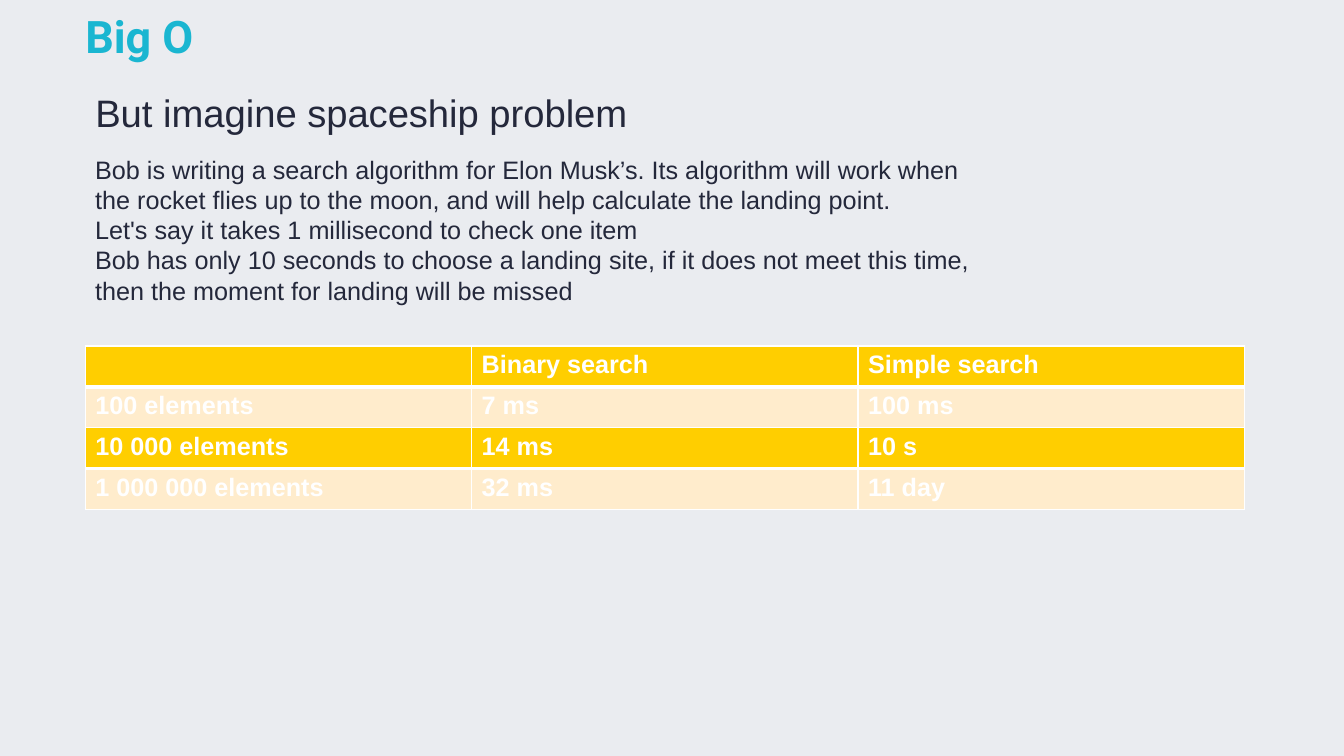
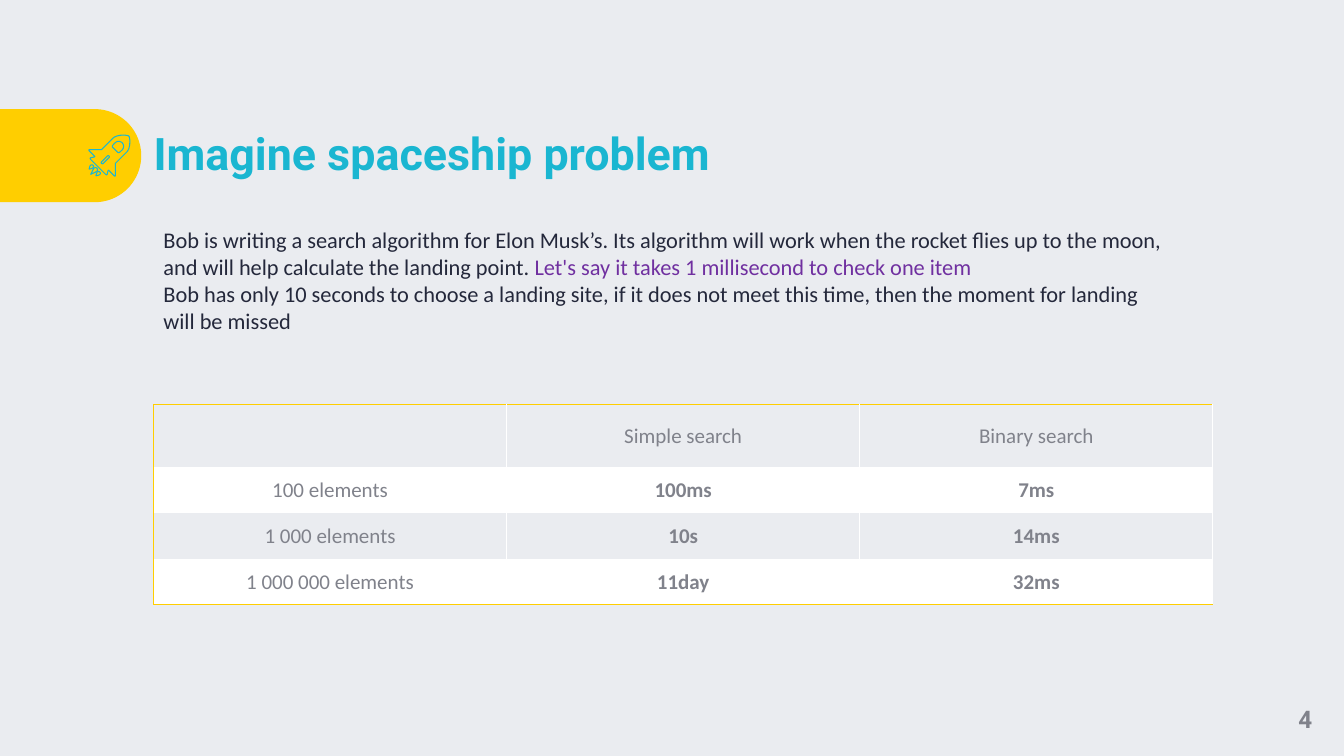
Before and after one commit to TigranVardanyan/Algorithms-and-Data-structures, a slide deck: slide 4 of ds&a.pptx (slide 3 before the commit). Drawn at 1344x756 pixels with LibreOffice and Linux fonts; fonts in the diff are those of the drawing; background and template pictures are left out. Boxes give left, top, right and bottom in pixels: in the first picture for what was removed or moved away, otherwise in the second. Text is boxed around its words. In the diff, an @@ line names an element or a change of style, - is before the commit and + after.

```diff
--- a/ds&a.pptx
+++ b/ds&a.pptx
@@ title removed at bbox=[85, 20, 193, 63] @@
-Big O
@@ round same rect added at bbox=[0, 109, 141, 202], fill #FFCE00 @@
@@ title at bbox=[154, 136, 710, 180]: text changed; size 27.3 to 32 pt; font Arial to Roboto; text colour #24283B to #1AB6D1; bold on @@
-But imagine spaceship problem
+Imagine spaceship problem
@@ group added at bbox=[89, 135, 130, 176]: 4 freeform shapes @@
@@ text "Bob is writing a search ...": place and size @@
-text "Bob is writing a search ..." at bbox=[95, 160, 969, 305]
+text "Bob is writing a search ..." at bbox=[163, 232, 1161, 329]
@@ text at bbox=[163, 232, 1161, 279]: text changed; size 18 to 16 pt; font Arial to Calibri @@
-Bob is writing a search algorithm for Elon Musk’s. Its algorithm will work when the rocket flies up to the moon, and will help calculate the landing point.
-Let's say it takes 1 millisecond to check one item
+Bob is writing a search algorithm for Elon Musk’s. Its algorithm will work when the rocket flies up to the moon, and will help calculate the landing point. Let's say it takes 1 millisecond to check one item
@@ text at bbox=[163, 286, 1138, 329]: size 18 to 16 pt, font Arial to Calibri in "Bob has only 10 seconds to choose ..." @@
@@ table removed at bbox=[86, 346, 1244, 460], 2 rows, 3 columns @@
- | Binary search | Simple search
-100 elements | 7 ms | 100 ms
@@ table at bbox=[153, 404, 1212, 603] @@
-row 1: 10 000 elements | 14 ms | 10 s
-row 2: 1 000 000 elements | 32 ms | 11 day
+row 1:  | Simple search | Binary search
+row 2: 100 elements | 100ms | 7ms
+row 3: 1 000 elements | 10s | 14ms
+row 4: 1 000 000 elements | 11day | 32ms
@@ table: place and size @@
-table at bbox=[86, 427, 1244, 509]
+table at bbox=[153, 404, 1212, 603]
@@ page number added at bbox=[1298, 711, 1312, 728], 17.3 pt, text #80828B, bold @@
+4
```
Also in this commit, not shown: 2 other slides changed, 3 slides added.
